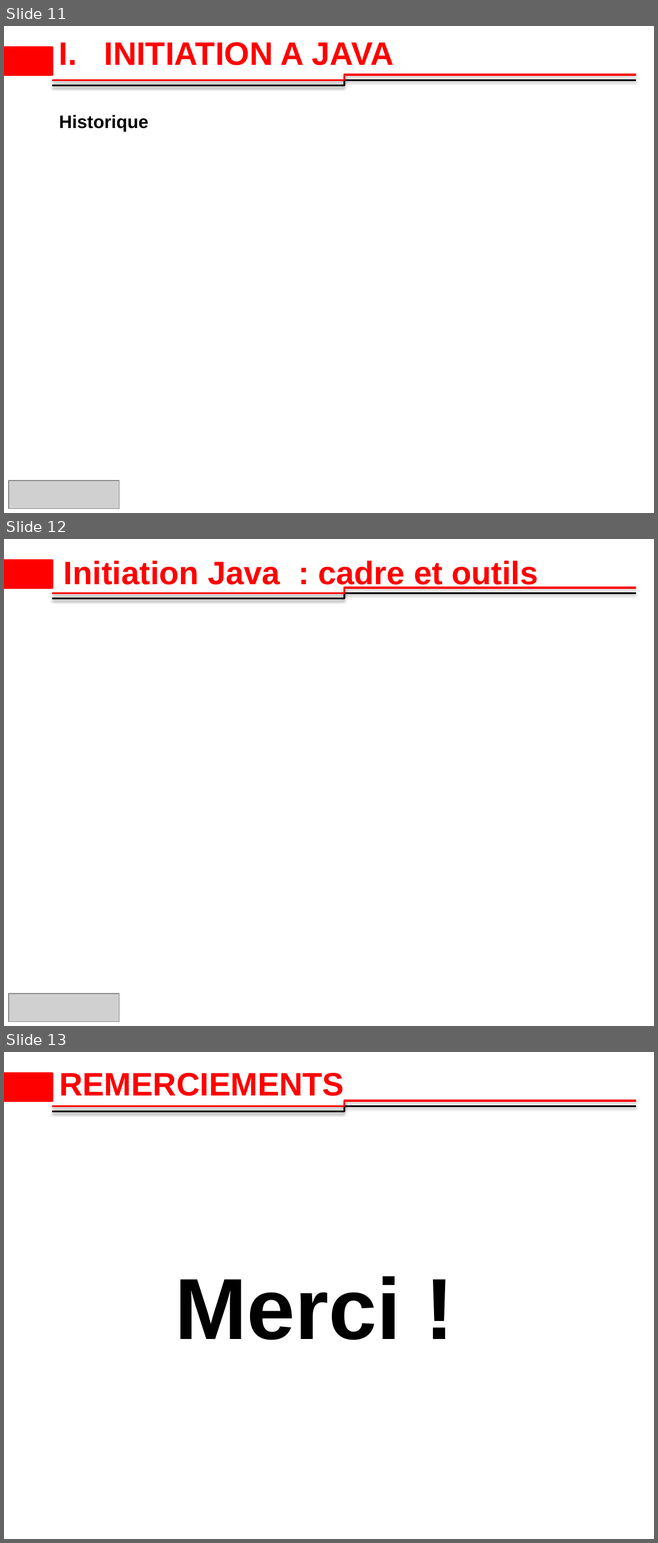
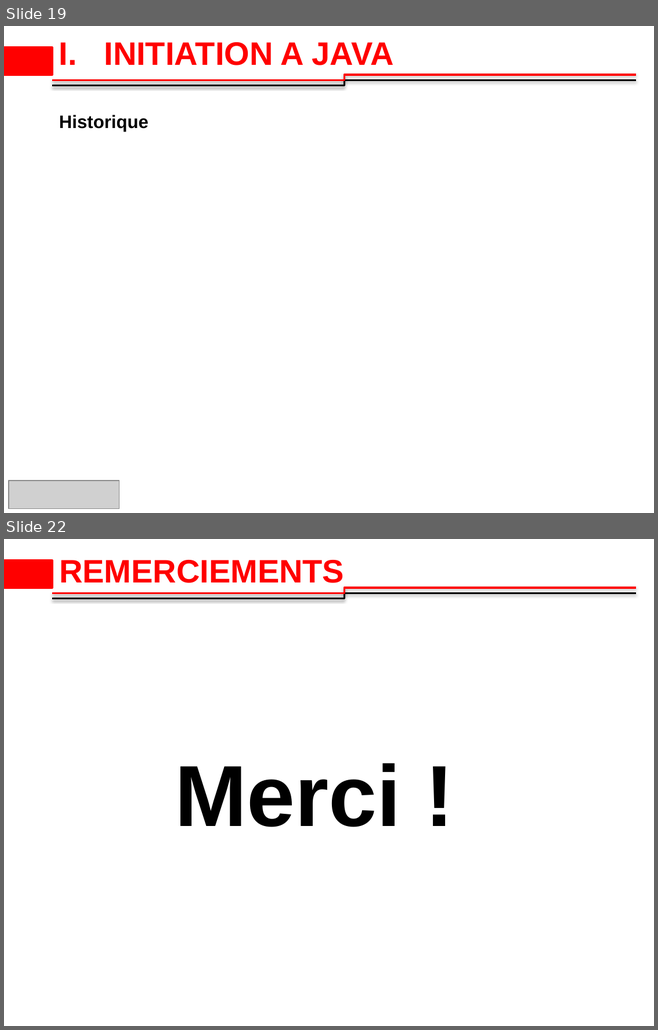
Before and after one commit to 2losky/Poo_Java, a slide deck: java-oop latest.pptx. Shown one above the other, each under a label of ours: slides 11, 12 and 13 before the commit, slides 19 and 22 after it; the slides between them are not shown. The pictures are 658x1543 and 658x1030 pixels, drawn with LibreOffice and Linux fonts; fonts in the diff are those of the drawing; grey boxes stand for pictures; background and template pictures are left out. Boxes give left, top, right and bottom in pixels: in the first picture for what was removed or moved away, otherwise in the second. Text is boxed around its words. In the diff, an @@ line names an element or a change of style, - is before the commit and + after.

```diff
--- a/java-oop latest.pptx
+++ b/java-oop latest.pptx
@@ slide 12 removed at box(4, 539, 654, 1026), background #FFFFFF; not listed: 3 template elements that a slide beside it also shows @@
@@ title removed at box(64, 560, 538, 590) @@
-Initiation Java : cadre et outils
@@ picture removed at box(9, 994, 119, 1022) @@
@@ what was slide 11 is now slide 19 @@
@@ what was slide 13 is now slide 22 @@
```
Also in this commit, not shown: 2 slides changed, 10 slides added, 2 other files.
